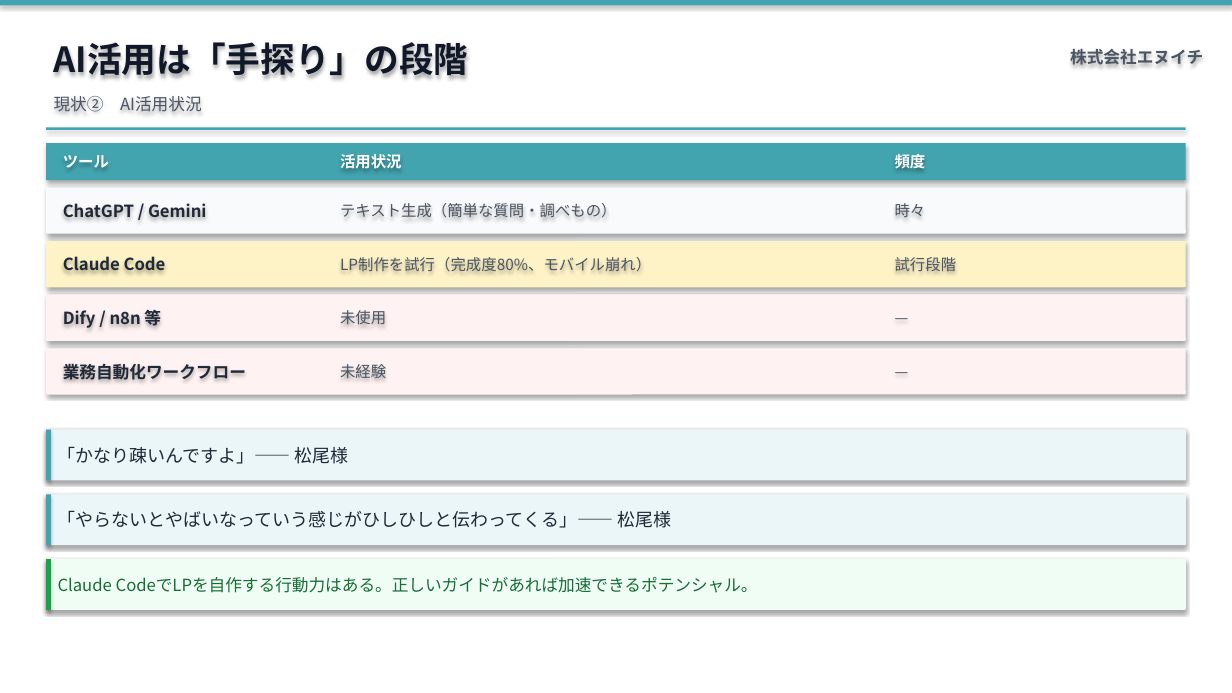
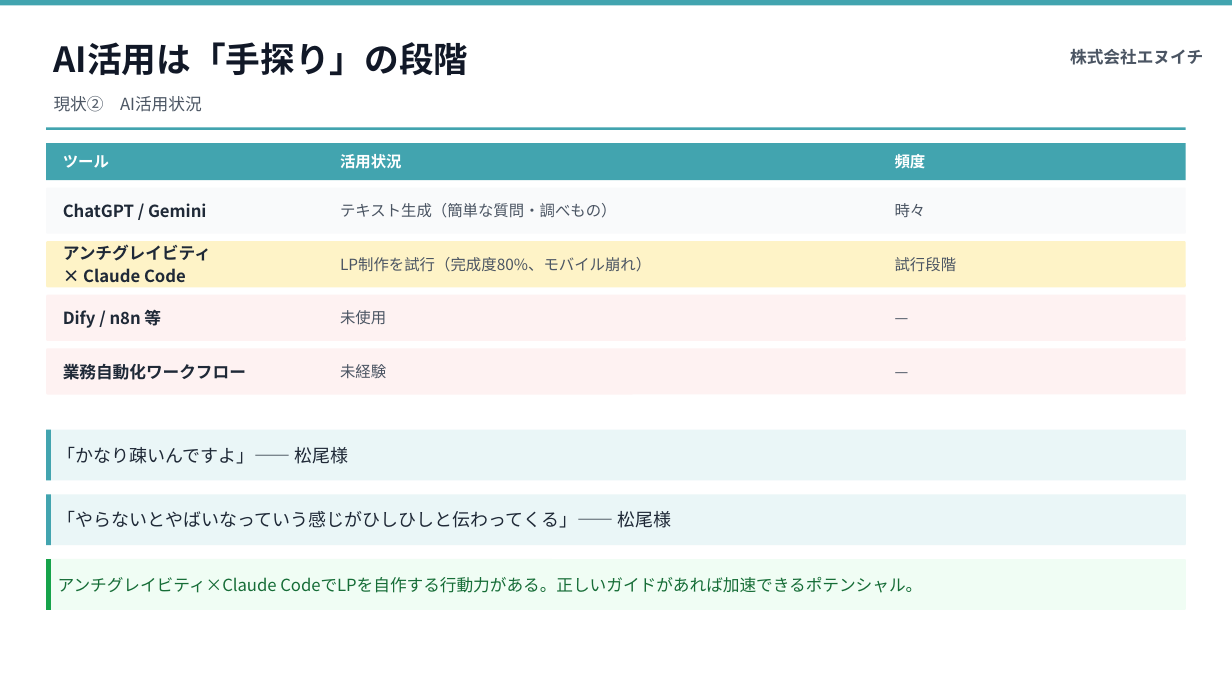
Before and after one commit to Ryunosuke-Okawa/Ryunosuke-n1, a slide deck: slide 7 of output/proposal_TSUBOMIYA_20260415.pptx. Drawn at 1232x693 pixels with LibreOffice and Linux fonts; fonts in the diff are those of the drawing. Boxes give left, top, right and bottom in pixels: in the first picture for what was removed or moved away, otherwise in the second. Text is boxed around its words. In the diff, an @@ line names an element or a change of style, - is before the commit and + after.

```diff
--- a/output/proposal_TSUBOMIYA_20260415.pptx
+++ b/output/proposal_TSUBOMIYA_20260415.pptx
@@ rectangle removed at <box>0,0,1232,693</box> @@
@@ text at <box>63,244,211,283</box>: text changed @@
-Claude Code
+アンチグレイビティ
+× Claude Code
@@ shadow off in 13 elements at <box>46,430,1186,481</box>, <box>46,494,1186,545</box>, <box>46,559,1186,610</box>, <box>0,0,1232,6</box>, <box>46,128,1186,130</box>, <box>46,143,1186,180</box>, <box>46,188,1186,234</box>, <box>46,241,1186,287</box>, <box>46,295,1186,341</box>, <box>46,348,1186,395</box>, <box>46,430,51,481</box>, <box>46,494,51,545</box>, <box>46,559,51,610</box> @@
@@ text in rounded rectangle at <box>58,577,922,593</box>: text changed @@
-Claude CodeでLPを自作する行動力はある。正しいガイドがあれば加速できるポテンシャル。
+アンチグレイビティ×Claude CodeでLPを自作する行動力がある。正しいガイドがあれば加速できるポテンシャル。
```
Also in this commit, not shown: 26 other slides changed, 1 other file.
